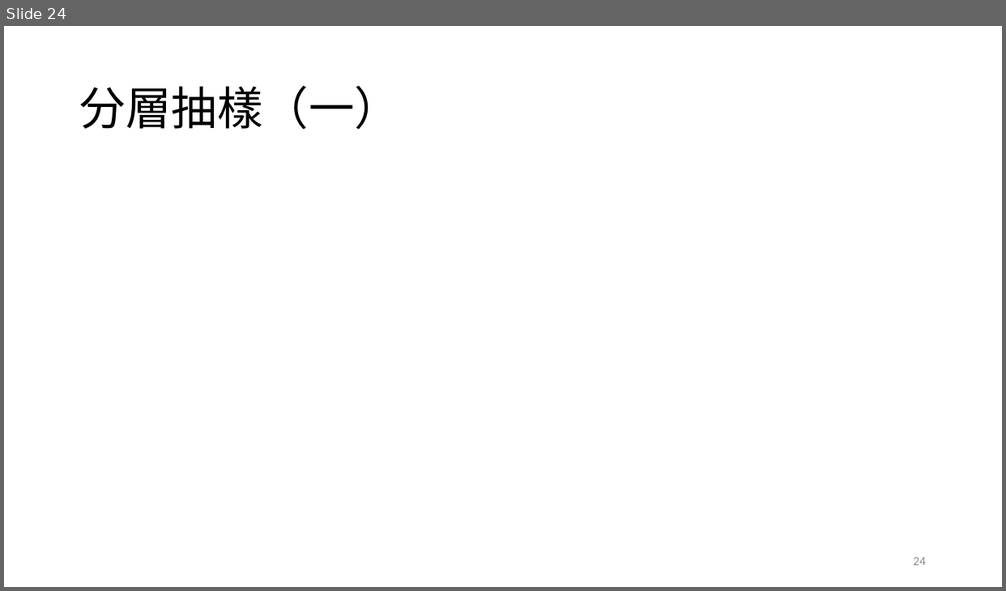
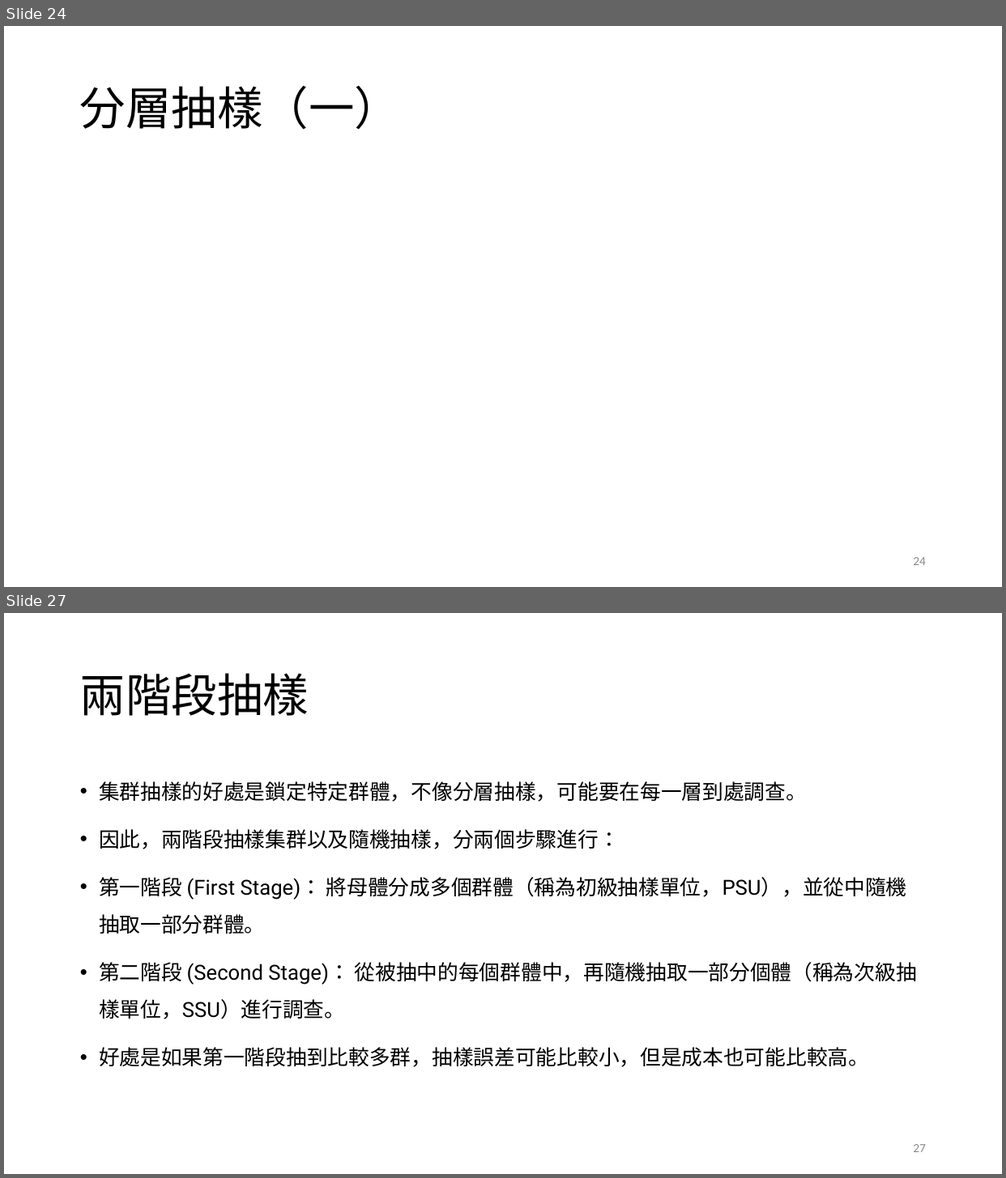
Before and after one commit to TsaiChiahung/PublicOpinion2026, a slide deck: 投影片/民意與調查Week5.pptx. Shown one above the other, each under a label of ours: slide 24 before the commit, slides 24 and 27 after it; the slides between them are not shown. The pictures are 1006x591 and 1006x1178 pixels, drawn with LibreOffice and Linux fonts; fonts in the diff are those of the drawing; grey boxes stand for pictures. Boxes give left, top, right and bottom in pixels: in the first picture for what was removed or moved away, otherwise in the second. Text is boxed around its words. In the diff, an @@ line names an element or a change of style, - is before the commit and + after.

```diff
--- a/投影片/民意與調查Week5.pptx
+++ b/投影片/民意與調查Week5.pptx
@@ slide 27 added at (x1=4, y1=613, x2=1002, y2=1174), background #FFFFFF @@
@@ title added at (x1=80, y1=673, x2=309, y2=716), 44 pt, text #000000 @@
+兩階段抽樣
@@ text added at (x1=99, y1=781, x2=917, y2=1067), 20 pt, text #000000 @@
+• 集群抽樣的好處是鎖定特定群體，不像分層抽樣，可能要在每一層到處調查。
+• 因此，兩階段抽樣集群以及隨機抽樣，分兩個步驟進行：
+• 第一階段 (First Stage)： 將母體分成多個群體（稱為初級抽樣單位，PSU），並從中隨機抽取一部分群體。
+• 第二階段 (Second Stage)： 從被抽中的每個群體中，再隨機抽取一部分個體（稱為次級抽樣單位，SSU）進行調查。
+• 好處是如果第一階段抽到比較多群，抽樣誤差可能比較小，但是成本也可能比較高。
@@ page number added at (x1=913, y1=1144, x2=926, y2=1152), 12 pt, text #8C8C8C @@
+27
```
Also in this commit, not shown: 2 slides changed, 2 other slides added.
